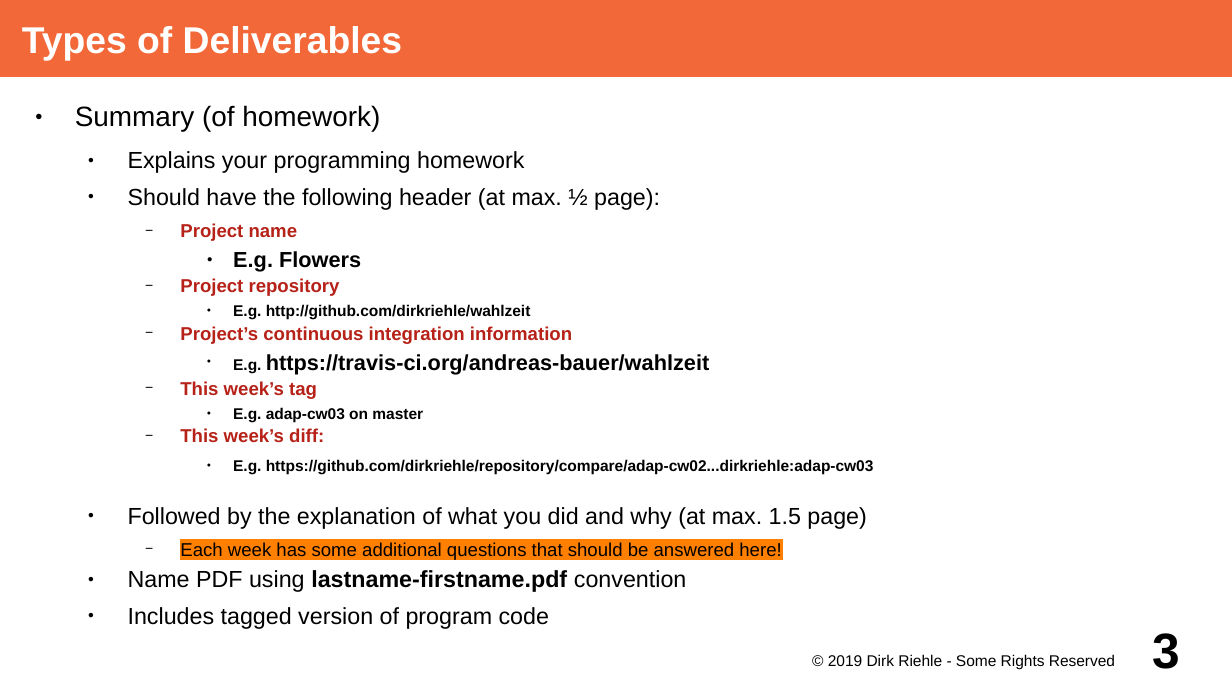
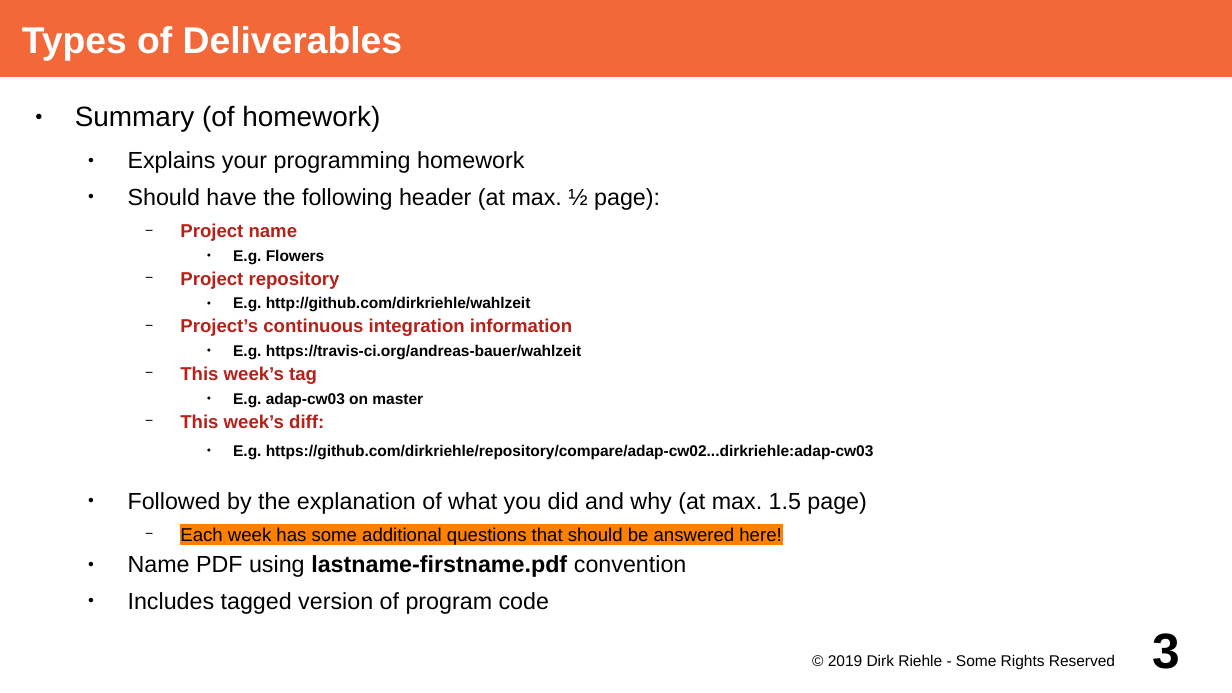
Before and after one commit to dirkriehle/adap-course, a slide deck: slide 3 of Lecture Slides/ADAP A02 - Course Schedule.odp. Drawn at 1232x693 pixels with LibreOffice and Linux fonts; fonts in the diff are those of the drawing. Boxes give left, top, right and bottom in pixels: in the first picture for what was removed or moved away, otherwise in the second. Text is boxed around its words. In the diff, an @@ line names an element or a change of style, - is before the commit and + after.

Commit message:
Ajdust font size in A02 slides

```diff
--- a/Lecture Slides/ADAP A02 - Course Schedule.odp
+++ b/Lecture Slides/ADAP A02 - Course Schedule.odp
@@ text at (233, 344, 581, 407): size 14 to 10 pt in "E.g. Flowers", "https://travis-ci.org/andreas-bauer/wahlzeit" @@
```
